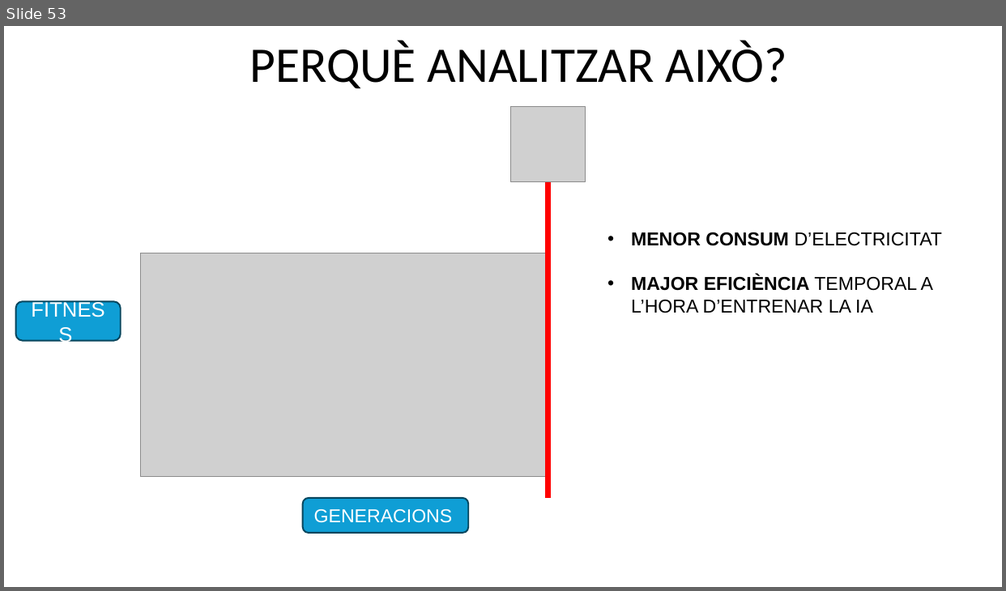
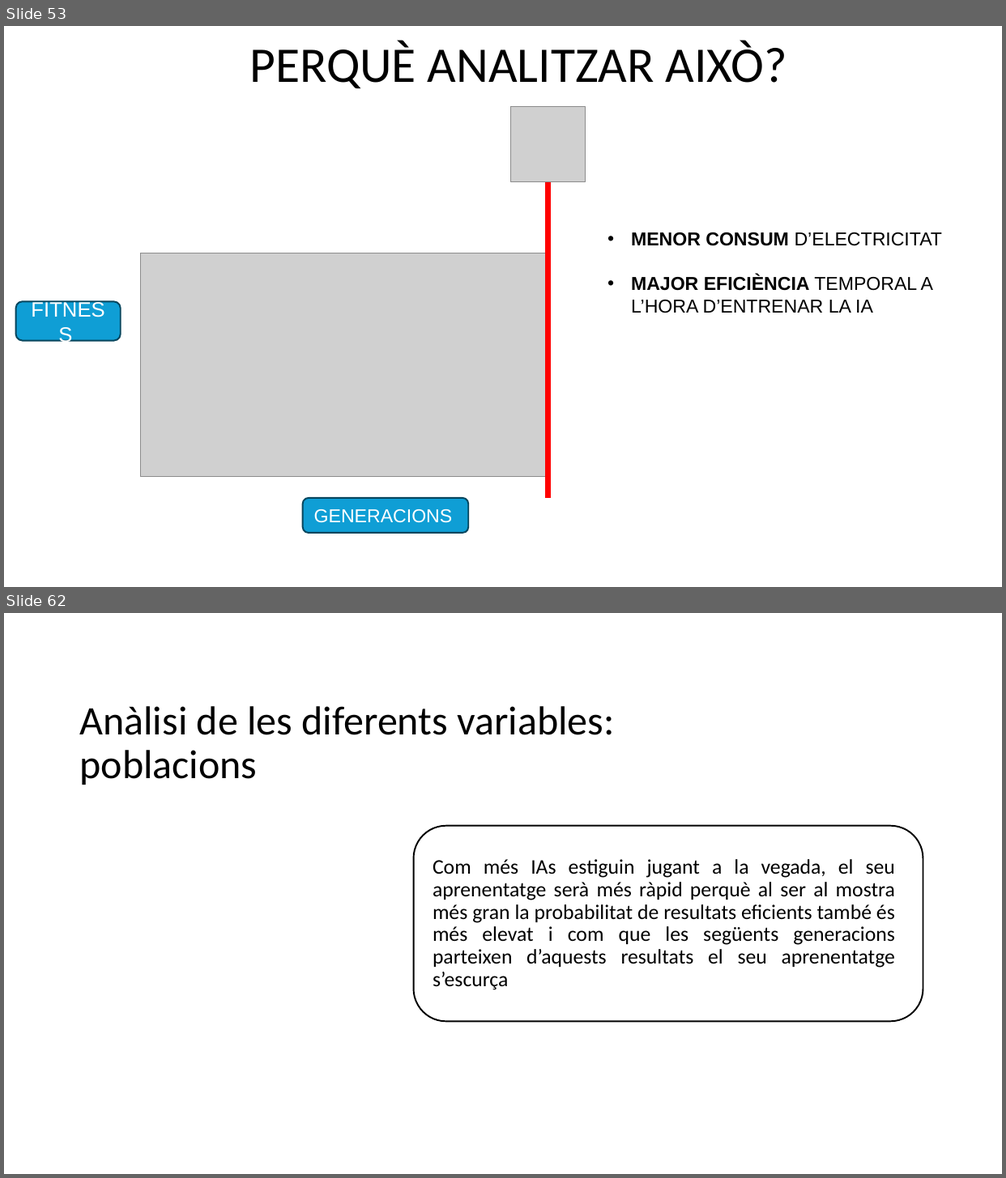
Before and after one commit to FerrerJan/Treball-de-Recerca-IA, a slide deck: TR_ESCRIT/PPT.pptx. Shown one above the other, each under a label of ours: slide 53 before the commit, slides 53 and 62 after it; the slides between them are not shown. The pictures are 1006x591 and 1006x1178 pixels, drawn with LibreOffice and Linux fonts; fonts in the diff are those of the drawing; grey boxes stand for pictures. Boxes give left, top, right and bottom in pixels: in the first picture for what was removed or moved away, otherwise in the second. Text is boxed around its words. In the diff, an @@ line names an element or a change of style, - is before the commit and + after.

```diff
--- a/TR_ESCRIT/PPT.pptx
+++ b/TR_ESCRIT/PPT.pptx
@@ slide 62 added at box(4, 613, 1002, 1174), background #FFFFFF @@
@@ title added at box(79, 706, 614, 785), 39 pt, text #000000 @@
+Anàlisi de les diferents variables: poblacions
@@ rounded rectangle added at box(414, 825, 923, 1022), outline #000000 1.5 pt @@
@@ text added at box(432, 859, 895, 990), 20 pt, text #000000 @@
+Com més IAs estiguin jugant a la vegada, el seu aprenentatge serà més ràpid perquè al ser al mostra més gran la probabilitat de resultats eficients també és més elevat i com que les següents generacions parteixen d’aquests resultats el seu aprenentatge s’escurça
```
Also in this commit, not shown: 1 slide changed, 8 other slides added.
